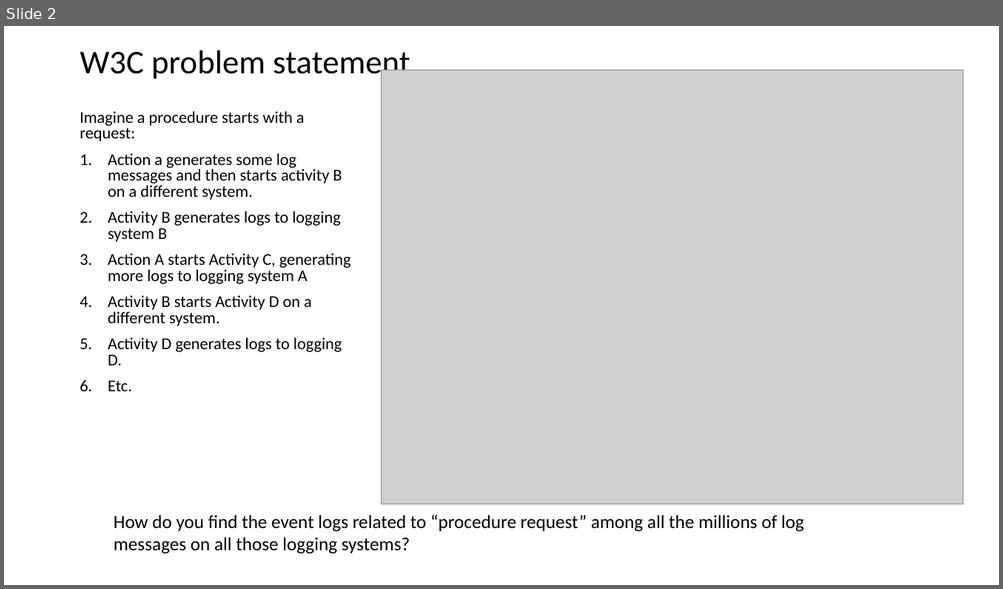
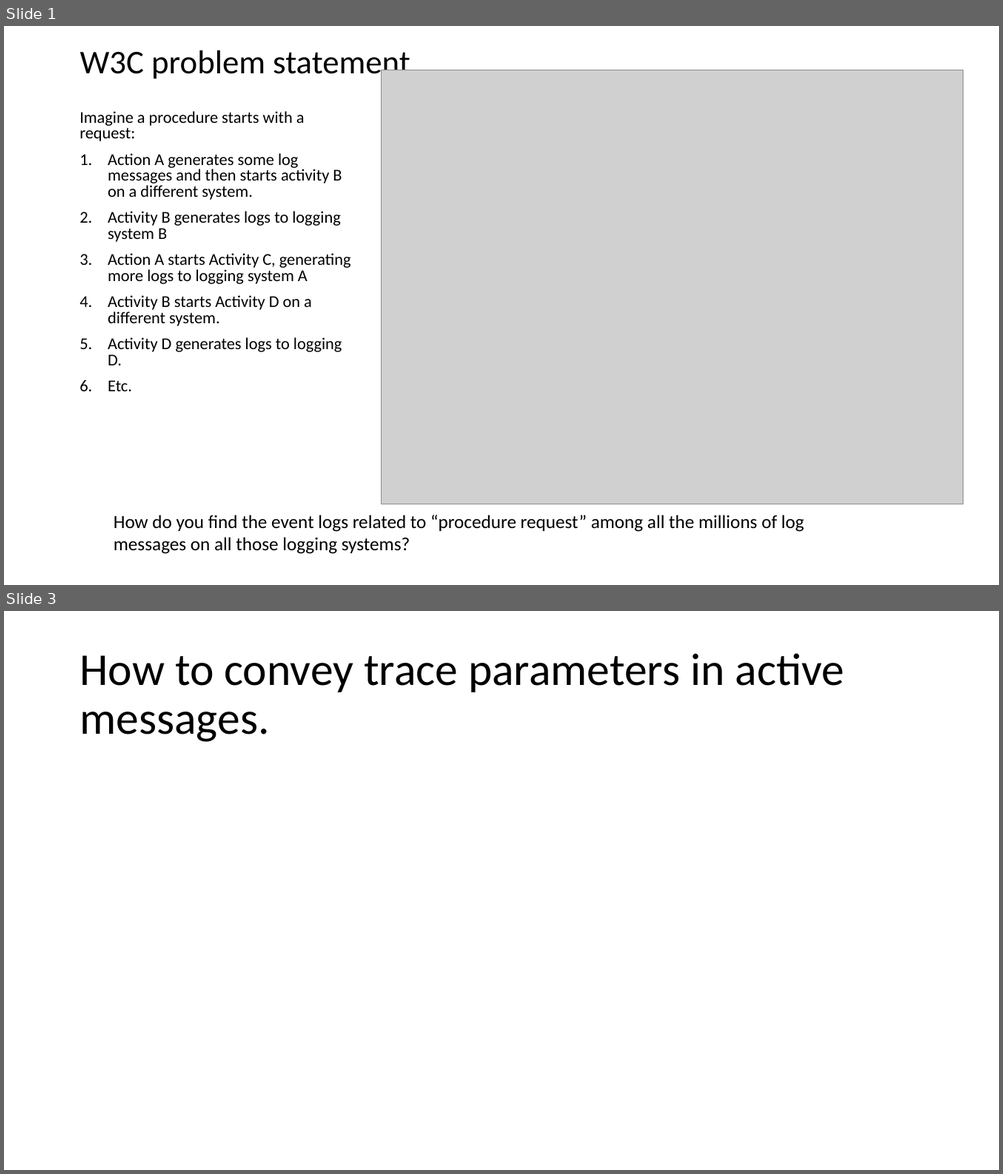
Before and after one commit to rjhorniii/wg14-audit-etc, a slide deck: trace-contexts/W3C-problem-statement.pptx. Shown one above the other, each under a label of ours: slide 2 before the commit, slides 1 and 3 after it; the slides between them are not shown. The pictures are 1003x589 and 1003x1174 pixels, drawn with LibreOffice and Linux fonts; fonts in the diff are those of the drawing; grey boxes stand for pictures. Boxes give left, top, right and bottom in pixels: in the first picture for what was removed or moved away, otherwise in the second. Text is boxed around its words. In the diff, an @@ line names an element or a change of style, - is before the commit and + after.

```diff
--- a/trace-contexts/W3C-problem-statement.pptx
+++ b/trace-contexts/W3C-problem-statement.pptx
@@ slide 3 added at (x1=4, y1=611, x2=999, y2=1170), background #FFFFFF @@
@@ title added at (x1=79, y1=653, x2=845, y2=742), 44 pt, text #000000 @@
+How to convey trace parameters in active messages.
@@ what was slide 2 is now slide 1 @@
@@ slide 1 changed as well @@
@@ text at (x1=108, y1=153, x2=341, y2=200): text changed @@
-1. Action a generates some log messages and then starts activity B on a different system.
+1. Action A generates some log messages and then starts activity B on a different system.
```
Also in this commit, not shown: 1 other slide added, 1 slide removed, 1 other file.
